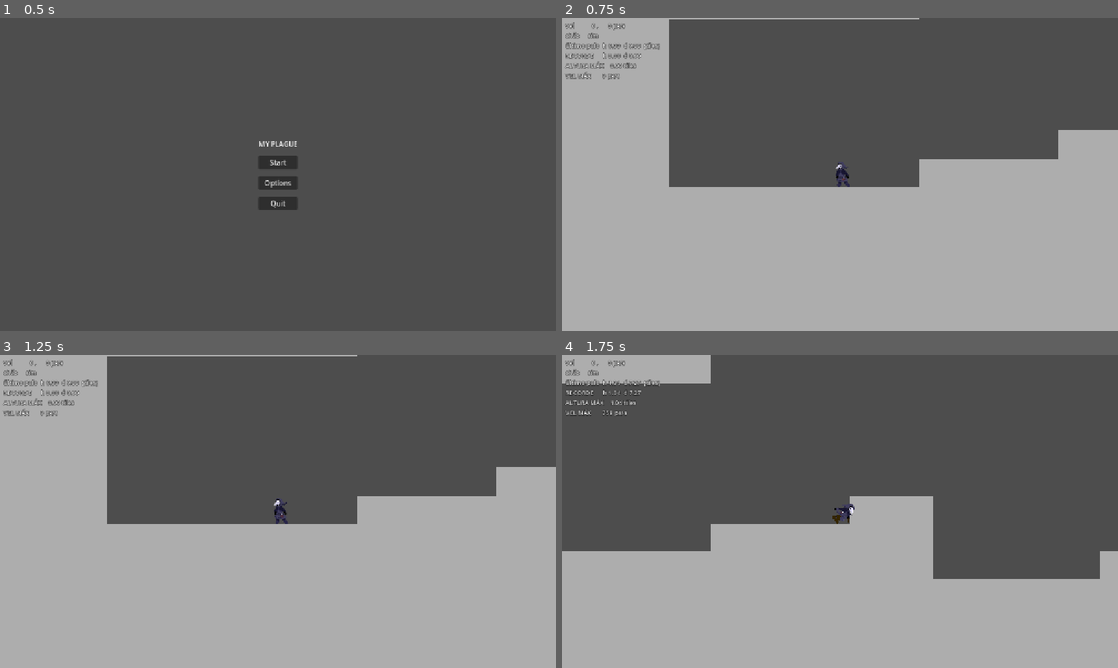
Above: before the commit, frames 1-4 (two rows, left to right).
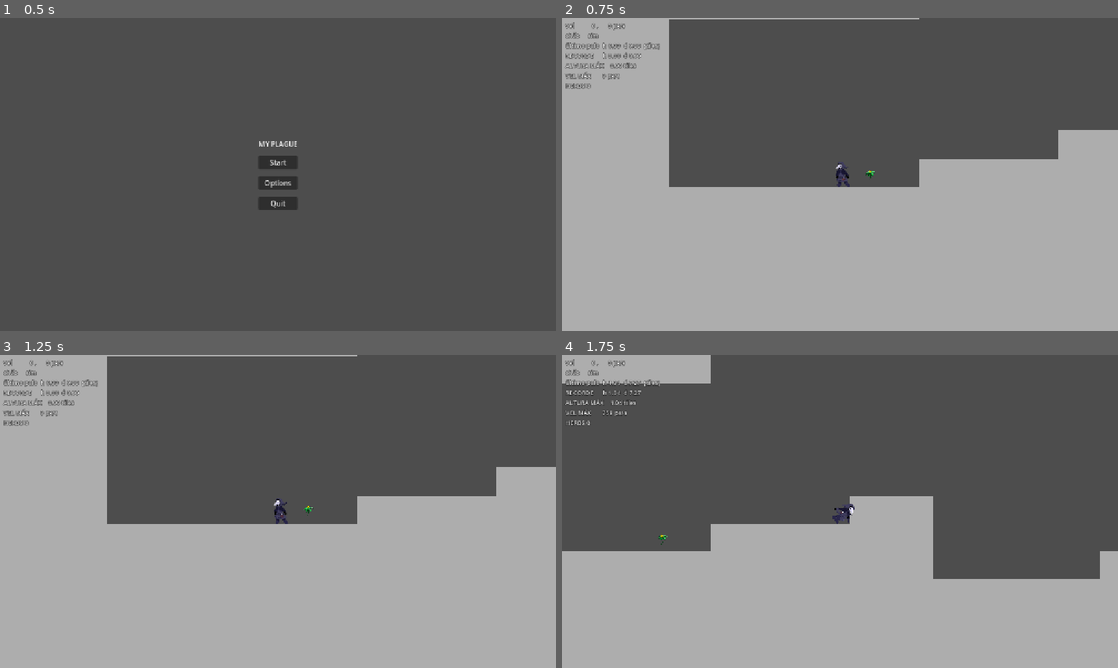
Above: after the commit, the same moments.

Repository: jpbmoura/gmtk-gamejam
Game: Godot game, scene res://scenes/menu/main_menu.tscn
Two runs of this game, one before a commit and one after it. Both use one fixed random seed, a clock stepped at 60 frames per second and the inputs below.
Inputs:
- Up to frame 1 (0.5 s): no input
- Up to frame 2 (0.75 s): click "Start" at 0.5 s
- Up to frame 3 (1.25 s): no input
- Up to frame 4 (1.75 s): tap Enter (ui_accept) at 1.25, 1.52 s; hold Right (ui_right) from 1.28 s (still down); tap X (dash) at 1.35 s

Frame 1 is identical in both runs. In frame 2, less than 0.1% of the frame differs, in the area x 0-57%, y 20-52%; in frame 3, less than 0.1%; in frame 4, less than 0.1%, in the area x 0-52%, y 20-61%.

Commit message:
feat: collectible

Diff:
--- a/project.godot
+++ b/project.godot
@@ -21,6 +21,7 @@
 TimeManager="*uid://cf5gg0b6hunw2"
 GameManager="*uid://bnurm7bxl3tsy"
 Settings="*uid://bx0sv7okla5gd"
+Global="*uid://d1tannesl6ffh"
 
 [display]
 
--- /dev/null
+++ b/scenes/entities/collectible.gd
@@ -0,0 +1,23 @@
+extends Area2D
+
+@export var sprite_texture: Texture2D = null
+@export var amplitude: float = 20.0
+@export var frequency: float = 3.0
+@export_enum("add_herb", "remove_herb") var on_collission: String = ""
+@onready var start_y: float = $Sprite.position.y
+var time_passed: float = 0.0
+
+# Called when the node enters the scene tree for the first time.
+func _ready() -> void:
+	connect("body_entered", Callable(self, "_on_body_entered"))
+	$Sprite.texture = sprite_texture
+
+func _process(delta: float) -> void:
+	# --- Animação ---
+	time_passed += delta
+	var wave := (sin(time_passed * frequency) + 1.0) * 0.5
+	$Sprite.position.y = start_y - (wave * amplitude)
+
+func _on_body_entered(body: Node2D):
+	Global.call(on_collission)
+	queue_free()
--- /dev/null
+++ b/scenes/entities/collectible.tscn
@@ -0,0 +1,20 @@
+[gd_scene format=3 uid="uid://cee8qhtklfv4v"]
+
+[ext_resource type="Script" uid="uid://cj76t30lsviyr" path="res://scenes/entities/collectible.gd" id="1_xyy1n"]
+[ext_resource type="Texture2D" uid="uid://53xbwqhfnvf6" path="res://assets/sprites/herb.png" id="2_y3nx4"]
+
+[sub_resource type="RectangleShape2D" id="RectangleShape2D_g1jwn"]
+size = Vector2(10, 20)
+
+[node name="Collectible" type="Area2D" unique_id=1819034278]
+script = ExtResource("1_xyy1n")
+sprite_texture = ExtResource("2_y3nx4")
+amplitude = 5.0
+frequency = 2.0
+
+[node name="Sprite" type="Sprite2D" parent="." unique_id=13175882]
+scale = Vector2(0.24999997, 0.24999999)
+
+[node name="Collision" type="CollisionShape2D" parent="." unique_id=663484760]
+scale = Vector2(0.5, 0.5)
+shape = SubResource("RectangleShape2D_g1jwn")
--- a/scenes/levels/debug_overlay.gd
+++ b/scenes/levels/debug_overlay.gd
@@ -58,6 +58,7 @@
 		"ALTURA MÁX    %.2f tiles" % _max_height,
 		"VEL MÁX       %.0f px/s" % _max_speed,
 		# "DASHING       %s" % ("sim" if is_dashing else "não")
+		"HERBS %s" % str(Global.herb_count)
 	])
 
 
--- a/scenes/levels/level_1.gd
+++ b/scenes/levels/level_1.gd
@@ -3,5 +3,6 @@
 @export var spawn: Marker2D
 @export var player: CharacterBody2D
 
+
 func _ready() -> void:
 	player.global_position = spawn.global_position
--- a/scenes/levels/level_1.tscn
+++ b/scenes/levels/level_1.tscn
@@ -3,6 +3,7 @@
 [ext_resource type="Script" uid="uid://bnxug3x3taa6e" path="res://scenes/levels/level_1.gd" id="1_6761a"]
 [ext_resource type="Texture2D" uid="uid://byb6yelp8rbn2" path="res://assets/sprites/placeholder.png" id="2_s8va5"]
 [ext_resource type="Script" uid="uid://bxowh1g00b0lj" path="res://scenes/player/player.gd" id="2_x42e6"]
+[ext_resource type="PackedScene" uid="uid://cee8qhtklfv4v" path="res://scenes/entities/collectible.tscn" id="3_qxy0u"]
 [ext_resource type="Script" uid="uid://3clmk6063l62" path="res://scenes/levels/killzone.gd" id="4_x42e6"]
 [ext_resource type="Texture2D" uid="uid://bae1mipgdeaco" path="res://assets/sprites/jump-Sheet.png" id="5_dga24"]
 [ext_resource type="Texture2D" uid="uid://jvbu3fmfvtn" path="res://assets/sprites/dash-Sheet.png" id="5_qxy0u"]
@@ -492,6 +493,10 @@
 [node name="TileMapLayer" type="TileMapLayer" parent="World" unique_id=1233561217]
 tile_map_data = PackedByteArray("AAABAAMAAAAAAAAAAAACAAMAAAAAAAAAAAADAAMAAAAAAAAAAAAEAAMAAAAAAAAAAAAFAAMAAAAAAAAAAAABAA …(23920 unchanged characters)…
 tile_set = SubResource("TileSet_hqeee")
+
+[node name="Herb" parent="World" unique_id=253410192 instance=ExtResource("3_qxy0u")]
+position = Vector2(264, 88)
+on_collission = "add_herb"
 
 [node name="Spawn" type="Marker2D" parent="." unique_id=734893175]
 position = Vector2(120, 190)
@@ -566,7 +571,7 @@
 damping_max = 93.069
 angle_max = 499.0
 scale_amount_max = 4.0
-color = Color(0.20598286, 0.14374983, 2.8878452e-07, 1)
+color = Color(0.16078432, 0.14901961, 0.28627452, 1)
 
 [node name="DebugOverlay" type="CanvasLayer" parent="." unique_id=990117488 node_paths=PackedStringArray("player")]
 script = ExtResource("7_oc4kc")
--- /dev/null
+++ b/scenes/main/global.gd
@@ -0,0 +1,12 @@
+extends Node
+
+var herb_count: int = 0
+
+func add_herb(val:int = 1):
+	herb_count += val
+
+func remove_herb(val:int = 1):
+	if herb_count - val < 0:
+		herb_count = 0
+		pass
+	herb_count -= val
Binary file added: assets/sprites/herb.png
Not shown, added: assets/sprites/herb.png.import
Not shown, added: scenes/entities/collectible.gd.uid
Not shown, added: scenes/main/global.gd.uid
